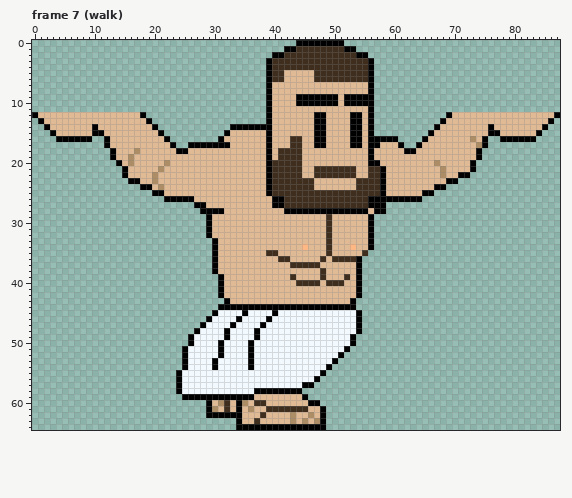
Two states of a pixel-art file, src/assets/images/entities/atlas.ase. The picture above was drawn from the file before the commit.
88x65 pixels, 7 frames. Shown: frame 7 (walk). The commit also changed other frames, which this record leaves out.
After the commit:
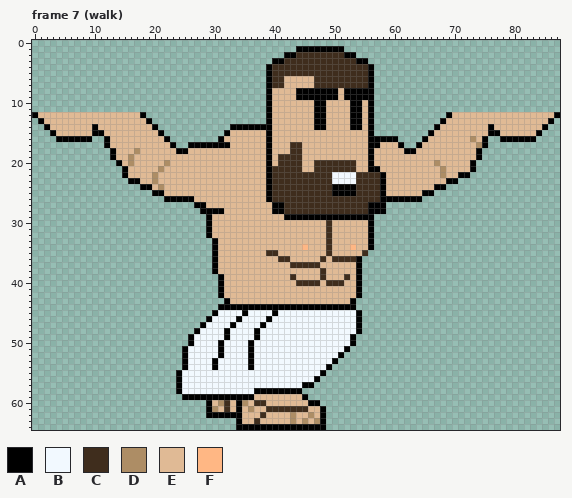
Palette (. is transparent): A #000000  B #f2f9ff  C #3f2d1d  D #ad8d65  E #e0ba95  F #ffb784
Change:
Frame 7 (walk), layer "head":
y 0: x 44..51 AAAAAAAA -> ........
y 1: x 42..53 AACCCCCCCCAA -> ..AAAAAAAA..
y 2: x 40..43 AACC -> ..AA; x 52..55 CCAA -> AA..
y 3: x 39..41 ACC -> .AA; x 54..56 CCA -> AA.
y 5: x 42..46 EEEEE -> CCCCC
y 7: x 40..41 EE -> CC; x 47..55 EEEEEEEEE -> CCCCCCCCC
y 8: x 44..50 EEEEEEE -> AAAAAAA; x 52..55 EEEE -> AAAA
y 10: x 44..46 AAA -> EEE; x 49..50 AA -> EE; x 52 A -> E; x 55 A -> E
y 11: x 47..48 EE -> AA; x 53..54 EE -> AA
y 15: x 47..48 AA -> EE; x 53..54 AA -> EE
y 16: x 43..44 CC -> EE; x 47..48 AA -> EE; x 53..54 AA -> EE
y 17: x 47..48 AA -> EE; x 53..54 AA -> EE
y 18: x 41..42 CC -> EE
y 20: x 40 C -> E; x 47..53 EEEEEEE -> CCCCCCC; x 57 A -> E
y 21: x 56..58 CCA -> AAE
y 22: x 45..46 EE -> CC; x 50..55 CCCCEE -> BBBBCC
y 23: x 47..53 EEEEEEE -> CCCBBBB
y 24: x 47..53 EEEEEEE -> CCCAAAA
y 25: x 50..53 CCCC -> AAAA
y 26: x 39..41 EAA -> ACC; x 56..57 AA -> CC
y 28: x 40..56 EEAAAAAAAAAAAAAAE -> AACCCCCCCCCCCCCCA
y 29: x 42..55 EEEEEEECEEEEEE -> AAAAAAAAAAAAAA
Pixel boxes of the changes (left, top, right, bottom) in both pictures:
changed: (266, 40, 374, 112)
changed: (266, 130, 386, 220)
